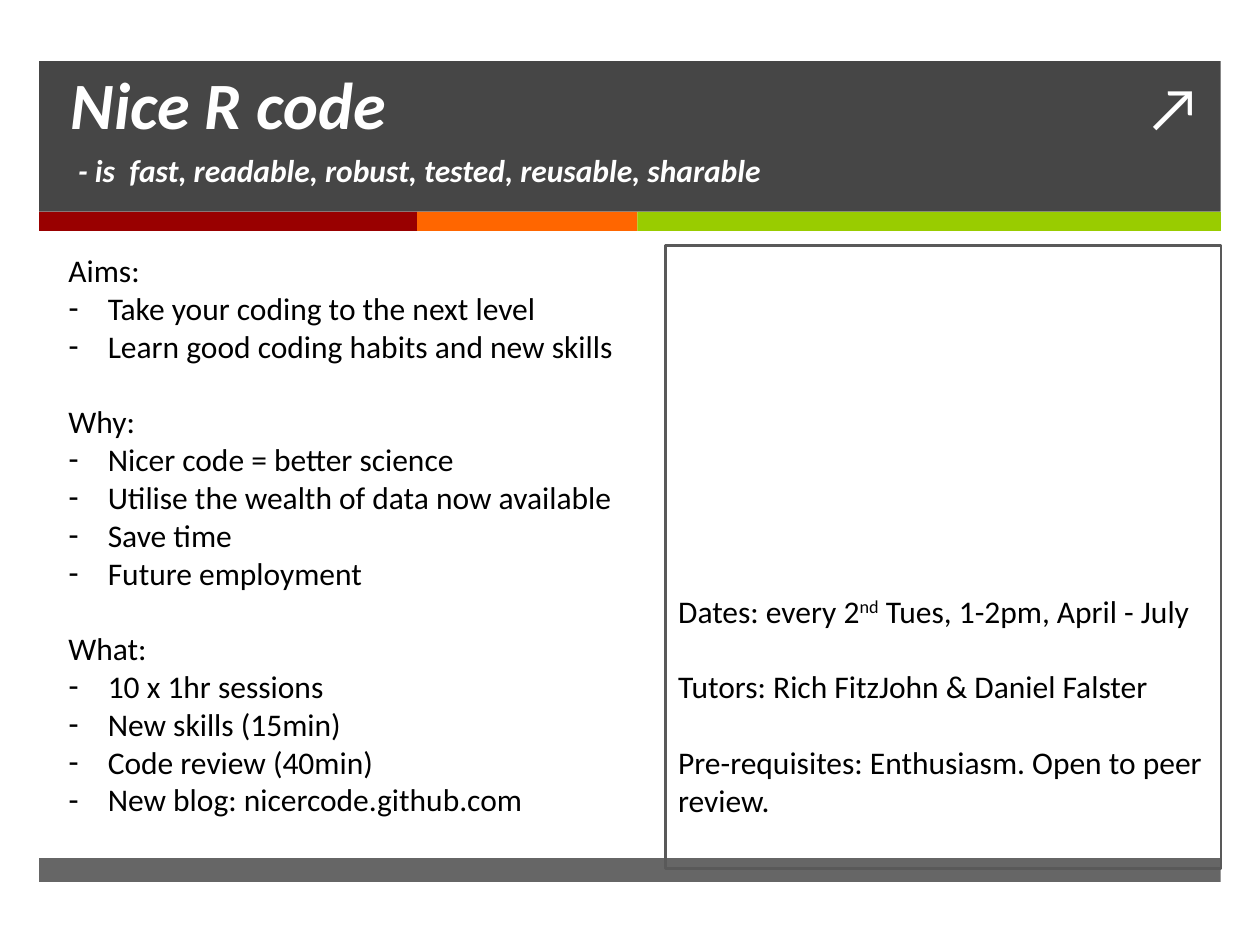
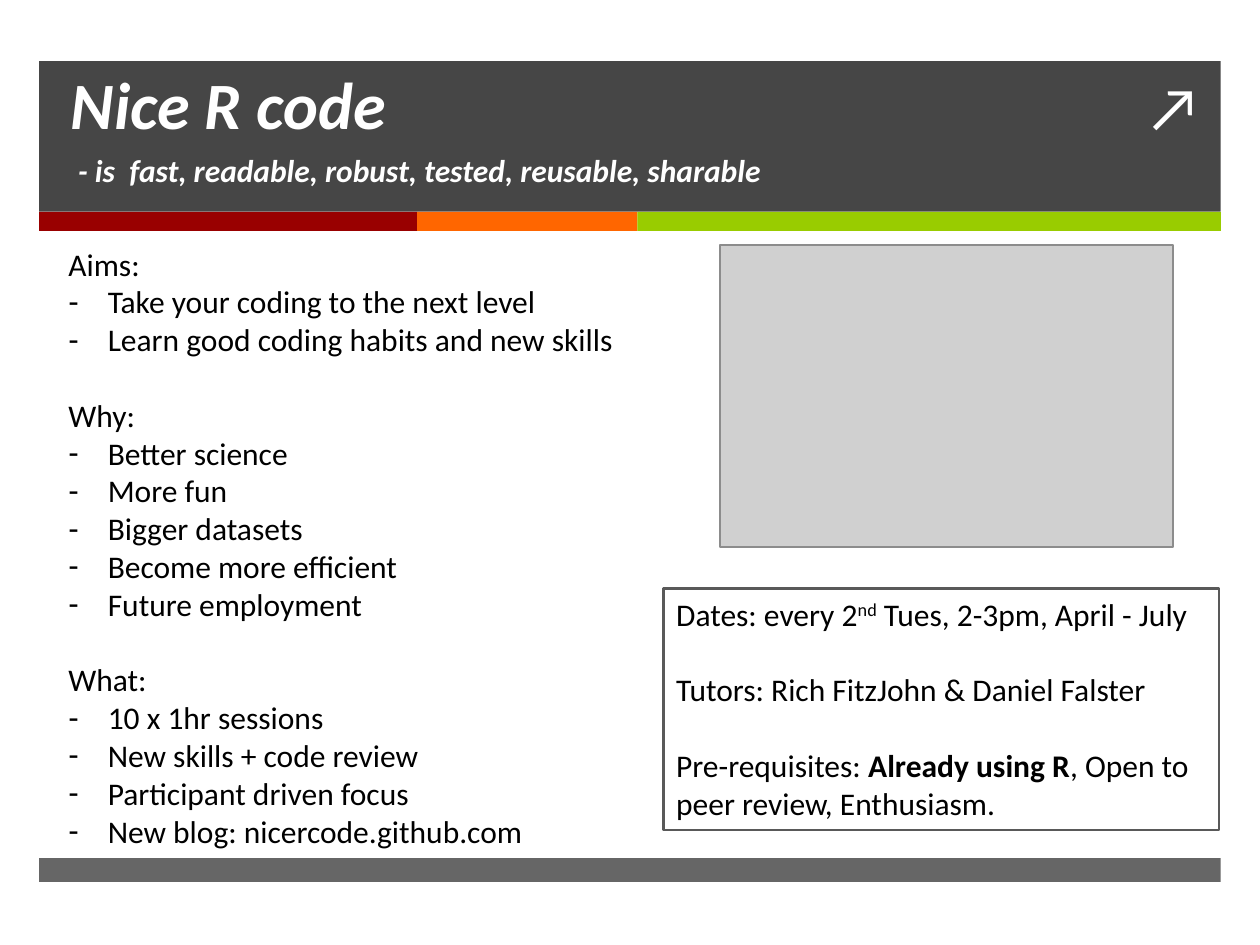
Before and after one commit to nicercode/nicercode.github.io, a slide deck: slide 1 of teaching/handbookAdvert/NiceRcode.pptx. Drawn at 1260x945 pixels with LibreOffice and Linux fonts; fonts in the diff are those of the drawing; grey boxes stand for pictures. Boxes give left, top, right and bottom in pixels: in the first picture for what was removed or moved away, otherwise in the second. Text is boxed around its words. In the diff, an @@ line names an element or a change of style, - is before the commit and + after.

```diff
--- a/teaching/handbookAdvert/NiceRcode.pptx
+++ b/teaching/handbookAdvert/NiceRcode.pptx
@@ picture added at [721,244,1174,547] @@
@@ text at [108,443,397,579]: text changed @@
-– Nicer code = better science
-– Utilise the wealth of data now available
-– Save time
+– Better science
+– More fun
+– Bigger datasets
+– Become more efficient
@@ rectangle "Dates: every 2nd Tues, 2-3pm, ...": place and size @@
-rectangle "Dates: every 2nd Tues, 2-3pm, ..." at [665,246,1221,869]
+rectangle "Dates: every 2nd Tues, 2-3pm, ..." at [664,588,1220,830]
@@ text in rectangle at [676,604,1187,631]: text changed @@
-Dates: every 2nd Tues, 1-2pm, April - July
+Dates: every 2nd Tues, 2-3pm, April - July
@@ text at [108,745,418,810]: text changed @@
-– New skills (15min)
-– Code review (40min)
+– New skills + code review
+– Participant driven focus
@@ text in rectangle at [676,755,1189,820]: text changed @@
-Pre-requisites: Enthusiasm. Open to peer review.
+Pre-requisites: Already using R, Open to peer review, Enthusiasm.
```
Also in this commit, not shown: 1 other file.
